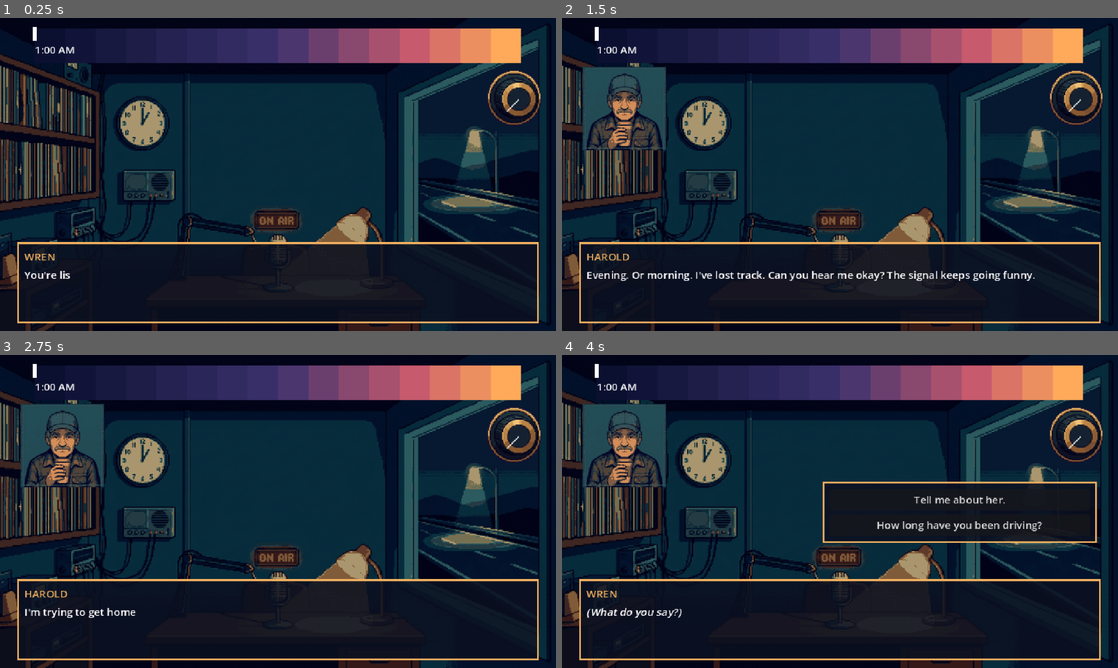
Above: before the commit, frames 1-4 (two rows, left to right).
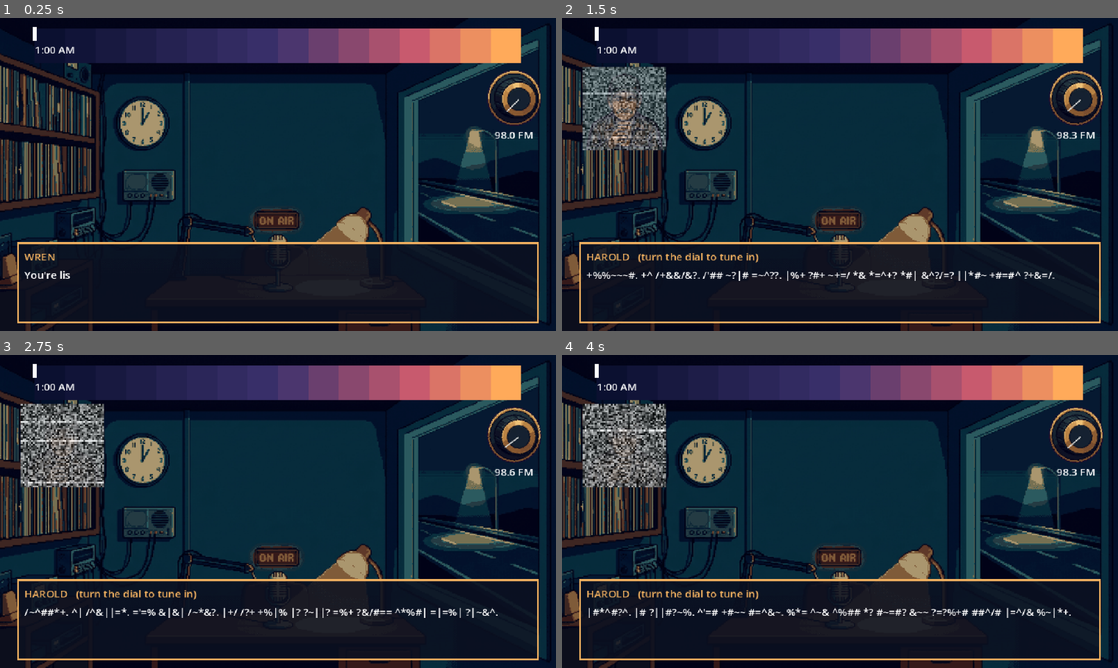
Above: after the commit, the same moments.

Repository: khalad007/DeadAir
Game: Godot game, scene res://scenes/main.tscn
The game is run twice, just before and just after one commit, with the same random seed, the same clock (stepped at 60 frames per second) and the same inputs.
Inputs (mouse positions are in pixels of both pictures, inside the frame that each line leads up to):
- Up to frame 1 (0.25 s): no input
- Up to frame 2 (1.5 s): tap Enter (ui_accept) at 0.5, 0.77, 1.25 s; move the mouse to (962, 158) at 0.52 s; hold Right (ui_right) 0.53-1.25 s; click (962, 158) at 0.67 s; drag from (728, 190) to (812, 237) at 1.27 s
- Up to frame 3 (2.75 s): move the mouse to (333, 442) at 2.02 s; hold Right (ui_right) from 2.03 s (still down); click (333, 442) at 2.17 s
- Up to frame 4 (4 s): release Right (ui_right) at 2.75 s; drag from (812, 574) to (673, 464) at 2.77 s; move the mouse to (1006, 558) at 3.52 s; hold Left (ui_left) from 3.53 s (still down); click (1006, 558) at 3.67 s; tap Enter (ui_accept) at 3.77 s

The runs differ from the first frame. In frame 1, less than 0.1% of the frame differs, in the area x 88-96%, y 36-39%; in frame 2, 5.2%; in frame 3, 5.4%; in frame 4, 12%, in the area x 3-98%, y 15-84%.

Commit message:
step 5: tuning dial, static shader, garbled text and signal lock

Diff:
--- /dev/null
+++ b/data/static.gdshader
@@ -0,0 +1,15 @@
+shader_type canvas_item;
+
+uniform float strength : hint_range(0.0, 1.0) = 1.0;
+
+float rand(vec2 co) {
+	return fract(sin(dot(co, vec2(12.9898, 78.233))) * 43758.5453);
+}
+
+void fragment() {
+	float t = floor(TIME * 24.0);
+	vec2 cell = floor(UV * 48.0);
+	float n = rand(cell + vec2(t * 1.37, t * 0.71));
+	float line = step(0.96, rand(vec2(7.0, cell.y + t))) * 0.35;
+	COLOR = vec4(vec3(clamp(n * 0.8 + line, 0.0, 1.0)), strength * 0.9);
+}
--- a/scenes/main.tscn
+++ b/scenes/main.tscn
@@ -7,6 +7,11 @@
 [ext_resource type="Texture2D" uid="uid://cdunbcio6s8xt" path="res://art/knob.png" id="3_85g3d"]
 [ext_resource type="Texture2D" uid="uid://6pc5ir4765k" path="res://art/caller_harold.png" id="4_choun"]
 [ext_resource type="StyleBox" uid="uid://b4xp380s102ev" path="res://scenes/data/panel_style.tres" id="6_o6xl0"]
+[ext_resource type="Shader" uid="uid://b132gfu8fttpa" path="res://data/static.gdshader" id="8_tipki"]
+
+[sub_resource type="ShaderMaterial" id="ShaderMaterial_85g3d"]
+shader = ExtResource("8_tipki")
+shader_parameter/strength = 1.0
 
 [node name="Main" type="Control" unique_id=643897897]
 layout_mode = 3
@@ -151,3 +156,23 @@
 layout_mode = 2
 bbcode_enabled = true
 scroll_active = false
+
+[node name="StaticOverlay" type="ColorRect" parent="." unique_id=235019736]
+unique_name_in_owner = true
+material = SubResource("ShaderMaterial_85g3d")
+layout_mode = 0
+offset_left = 24.0
+offset_top = 56.0
+offset_right = 120.0
+offset_bottom = 152.0
+mouse_filter = 2
+
+[node name="FreqLabel" type="Label" parent="." unique_id=1311901309]
+unique_name_in_owner = true
+layout_mode = 0
+offset_left = 556.0
+offset_top = 126.0
+offset_right = 628.0
+offset_bottom = 143.0
+text = "98.0 FM"
+horizontal_alignment = 1
--- a/scripts/main.gd
+++ b/scripts/main.gd
@@ -2,6 +2,10 @@
 
 const Story = preload("res://scripts/story.gd")
 const CHARS_PER_SEC := 40.0
+const GLYPHS := "#%&*+=?/|~^"
+const FREQ_MIN := 88.0
+const FREQ_MAX := 108.0
+const DIAL_LIMIT := 135.0
 
 var nodes: Dictionary = {}
 var current_id := ""
@@ -9,16 +13,104 @@
 var waiting_choice := false
 var type_tween: Tween
 
+# Dial and signal
+var dial_angle := 0.0
+var dragging := false
+var target_freq := 98.0
+var garbled := false
+var locked := false
+var lock_timer := 0.0
+var garble_timer := 0.0
+var static_strength := 0.0
+var static_mat: ShaderMaterial
+
 
 func _ready() -> void:
 	%ChoicesPanel.visible = false
 	%RecordShelf.visible = false
-	# Hook up the three choice buttons. bind(i) tells us which one was pressed.
+	%StaticOverlay.visible = false
+	static_mat = %StaticOverlay.material as ShaderMaterial
+	if static_mat == null:
+		push_error("StaticOverlay has no ShaderMaterial. Check Step 2, point 4.")
 	for i in %ChoicesBox.get_child_count():
 		var btn := %ChoicesBox.get_child(i) as Button
 		btn.pressed.connect(_on_choice_pressed.bind(i))
+	set_dial(0.0)
 	start_conversation(Story.TEST, "start")
 
+
+# ---------------- Dial ----------------
+
+func get_freq() -> float:
+	return lerpf(FREQ_MIN, FREQ_MAX, (dial_angle + DIAL_LIMIT) / (DIAL_LIMIT * 2.0))
+
+
+func get_clarity() -> float:
+	var dist := absf(get_freq() - target_freq)
+	return clampf(1.0 - (dist - 0.8) / 5.0, 0.0, 1.0)
+
+
+func set_dial(angle: float) -> void:
+	dial_angle = clampf(angle, -DIAL_LIMIT, DIAL_LIMIT)
+	%Knob.rotation_degrees = dial_angle
+	%FreqLabel.text = "%.1f FM" % get_freq()
+
+
+func dial_from_mouse(guard: bool) -> void:
+	var center: Vector2 = %Knob.global_position + %Knob.size * 0.5
+	var d: Vector2 = get_global_mouse_position() - center
+	if d.length() < 4.0:
+		return
+	var a := rad_to_deg(atan2(d.x, -d.y))  # 0 = straight up, clockwise positive
+	if guard and absf(a - dial_angle) > 150.0:
+		return  # ignore jumps across the dead zone at the bottom
+	set_dial(a)
+
+
+# ---------------- Garble / static ----------------
+
+func garble(src: String, clarity: float) -> String:
+	var out := ""
+	for ch in src:
+		if ch == " " or ch in ".,!?'":
+			out += ch
+		elif randf() > clarity:
+			out += GLYPHS[randi() % GLYPHS.length()]
+		else:
+			out += ch
+	return out
+
+
+func _process(delta: float) -> void:
+	var target_static := 0.0
+	if garbled:
+		var c := get_clarity()
+		target_static = 1.0 - c
+		if c >= 0.95:
+			lock_timer += delta
+			if lock_timer >= 0.4:
+				finish_tune()
+		else:
+			lock_timer = 0.0
+		garble_timer += delta
+		if garbled and garble_timer >= 0.1:
+			garble_timer = 0.0
+			%DialogueText.text = garble(nodes[current_id].get("text", ""), c)
+	static_strength = move_toward(static_strength, target_static, delta * 3.0)
+	%StaticOverlay.visible = %CallerPortrait.visible and static_strength > 0.01
+	if static_mat:
+		static_mat.set_shader_parameter("strength", static_strength)
+
+
+func finish_tune() -> void:
+	garbled = false
+	locked = true
+	var n: Dictionary = nodes[current_id]
+	%SpeakerLabel.text = n.get("speaker", "")
+	start_typing(n)
+
+
+# ---------------- Dialogue ----------------
 
 func start_conversation(data: Dictionary, start_id: String) -> void:
 	nodes = data
@@ -33,9 +125,12 @@
 	current_id = id
 	var n: Dictionary = nodes[id]
 	waiting_choice = false
-	%ChoicesPanel.visible = false
-
-	# Portrait: only changes when the beat has a "portrait" key.
+	garbled = false
+	typing = false
+	%ChoicesPanel.visible = false
+	if type_tween:
+		type_tween.kill()
+
 	if n.has("portrait"):
 		var p: String = n["portrait"]
 		if p == "":
@@ -44,15 +139,29 @@
 			%CallerPortrait.texture = load("res://art/caller_%s.png" % p)
 			%CallerPortrait.visible = true
 
+	# A beat with "tune" starts scrambled until the player finds the frequency.
+	if n.has("tune"):
+		target_freq = n["tune"]
+		garbled = true
+		locked = false
+		lock_timer = 0.0
+		garble_timer = 0.0
+		%SpeakerLabel.text = "%s   (turn the dial to tune in)" % n.get("speaker", "")
+		%DialogueText.text = garble(n.get("text", ""), get_clarity())
+		%DialogueText.visible_ratio = 1.0
+		return
+
 	%SpeakerLabel.text = n.get("speaker", "")
+	start_typing(n)
+
+
+func start_typing(n: Dictionary) -> void:
 	%DialogueText.text = n.get("text", "")
 	%DialogueText.visible_ratio = 0.0
-
-	# Typewriter effect.
 	typing = true
 	if type_tween:
 		type_tween.kill()
-	var duration: float = max(0.3, %DialogueText.text.length() / CHARS_PER_SEC)
+	var duration := maxf(0.3, float(%DialogueText.text.length()) / CHARS_PER_SEC)
 	type_tween = create_tween()
 	type_tween.tween_property(%DialogueText, "visible_ratio", 1.0, duration)
 	type_tween.finished.connect(_on_typing_done)
@@ -88,10 +197,9 @@
 
 
 func advance() -> void:
-	if nodes.is_empty():
+	if nodes.is_empty() or garbled:
 		return
 	if typing:
-		# Skip the typewriter: show the whole line now.
 		type_tween.kill()
 		%DialogueText.visible_ratio = 1.0
 		_on_typing_done()
@@ -107,12 +215,51 @@
 	current_id = ""
 	typing = false
 	waiting_choice = false
+	garbled = false
+	locked = false
 	%ChoicesPanel.visible = false
 	print("Conversation ended")
 
 
+# ---------------- Input ----------------
+
 func _input(event: InputEvent) -> void:
-	if waiting_choice:
+	# Dial: mouse drag, wheel, arrow keys
+	if event is InputEventMouseButton:
+		var over_knob: bool = %Knob.get_global_rect().has_point(get_global_mouse_position())
+		if event.button_index == MOUSE_BUTTON_LEFT:
+			if event.pressed and over_knob:
+				dragging = true
+				dial_from_mouse(false)
+				get_viewport().set_input_as_handled()
+				return
+			elif not event.pressed and dragging:
+				dragging = false
+				get_viewport().set_input_as_handled()
+				return
+		elif event.pressed and over_knob:
+			if event.button_index == MOUSE_BUTTON_WHEEL_UP:
+				set_dial(dial_angle + 6.0)
+				get_viewport().set_input_as_handled()
+				return
+			elif event.button_index == MOUSE_BUTTON_WHEEL_DOWN:
+				set_dial(dial_angle - 6.0)
+				get_viewport().set_input_as_handled()
+				return
+	elif event is InputEventMouseMotion and dragging:
+		dial_from_mouse(true)
+		get_viewport().set_input_as_handled()
+		return
+
+	if event.is_action_pressed("ui_left"):
+		set_dial(dial_angle - 4.0)
+		return
+	if event.is_action_pressed("ui_right"):
+		set_dial(dial_angle + 4.0)
+		return
+
+	# Dialogue advance
+	if waiting_choice or garbled:
 		return
 	var pressed := false
 	if event is InputEventMouseButton and event.pressed and event.button_index == MOUSE_BUTTON_LEFT:
--- a/scripts/story.gd
+++ b/scripts/story.gd
@@ -22,6 +22,7 @@
 	},
 	"h1": {
 		"speaker": "HAROLD",
+		"tune": 91.6,
 		"text": "Evening. Or morning. I've lost track. Can you hear me okay? The signal keeps going funny.",
 		"next": "h2",
 	},
Not shown, added: data/static.gdshader.uid
